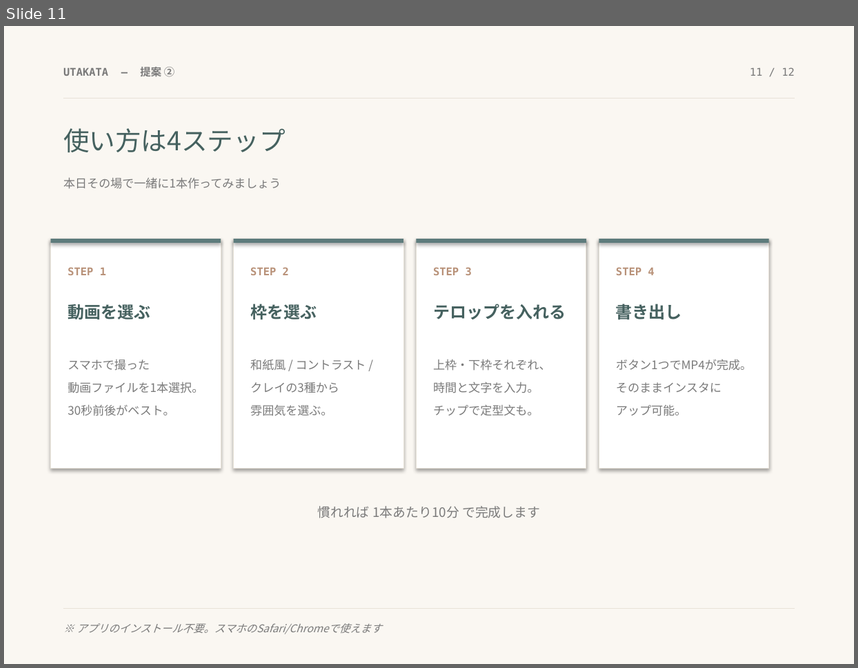
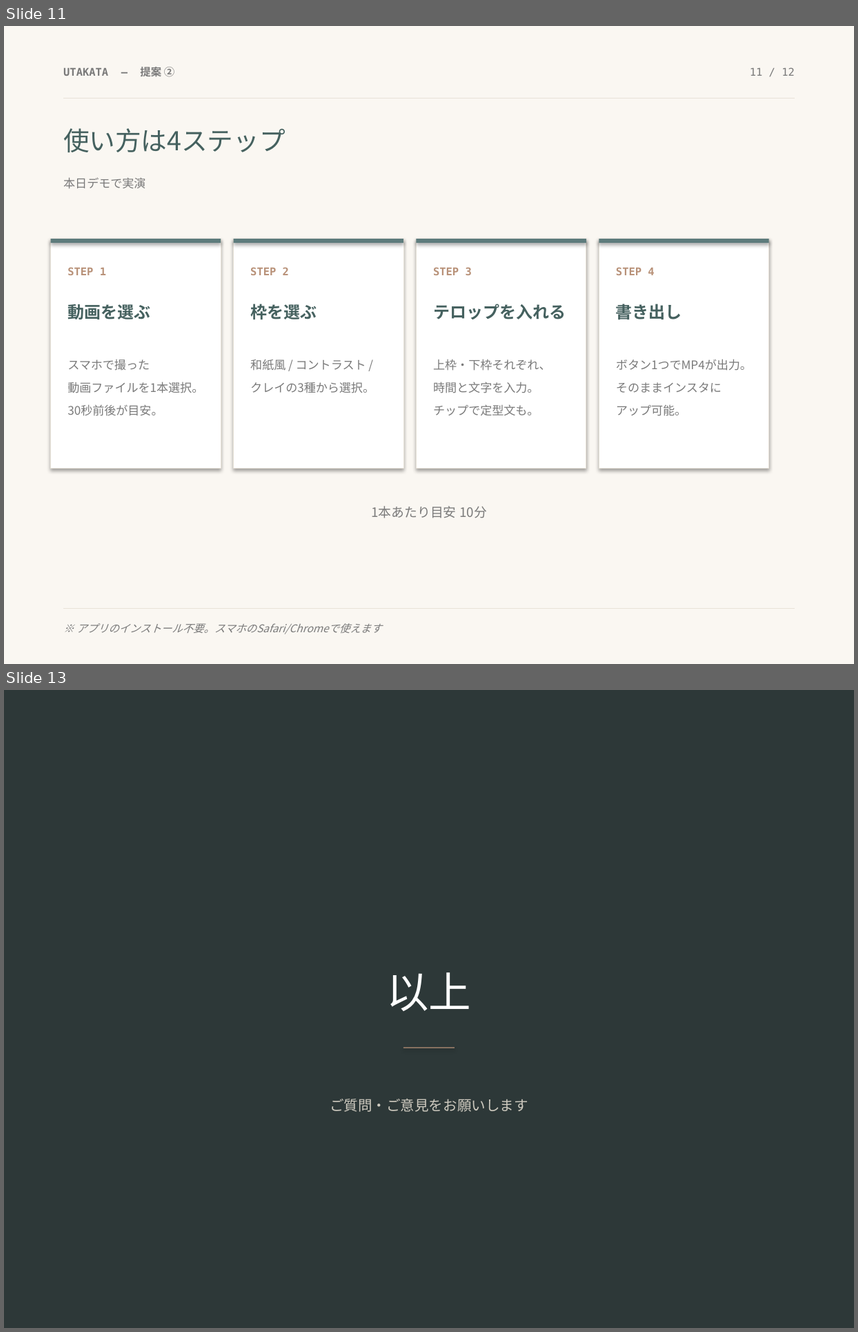
Before and after one commit to yamada-netizen/utakata-subtitle, a slide deck: salon-slides.pptx. Shown one above the other, each under a label of ours: slide 11 before the commit, slides 11 and 13 after it; the slides between them are not shown. The pictures are 858x668 and 858x1332 pixels, drawn with LibreOffice and Linux fonts; fonts in the diff are those of the drawing. Boxes give left, top, right and bottom in pixels: in the first picture for what was removed or moved away, otherwise in the second. Text is boxed around its words. In the diff, an @@ line names an element or a change of style, - is before the commit and + after.

```diff
--- a/salon-slides.pptx
+++ b/salon-slides.pptx
@@ slide 13 added at <box>4,690,854,1328</box>, background #FFFFFF @@
@@ rectangle added at <box>4,690,854,1328</box>, fill #2D3838 @@
@@ text added at <box>386,972,471,1011</box>, 36 pt, text #FFFFFF @@
+以上
@@ rectangle added at <box>404,1047,455,1048</box>, fill #B89178 @@
@@ text added at <box>330,1098,528,1112</box>, 12 pt, text #CFCBC0 @@
+ご質問・ご意見をお願いします
@@ slide 11 changed as well @@
@@ text at <box>63,177,145,189</box>: text changed @@
-本日その場で一緒に1本作ってみましょう
+本日デモで実演
@@ text at <box>616,359,752,370</box>: text changed @@
-ボタン1つでMP4が完成。
+ボタン1つでMP4が出力。
@@ text at <box>250,381,375,393</box>: text changed @@
-クレイの3種から
-雰囲気を選ぶ。
+クレイの3種から選択。
@@ text at <box>67,404,163,416</box>: text changed @@
-30秒前後がベスト。
+30秒前後が目安。
@@ text at <box>371,506,487,518</box>: text changed @@
-慣れれば 1本あたり10分 で完成します
+1本あたり目安 10分
```
Also in this commit, not shown: 11 other slides changed, 1 slide removed, 2 other files.
